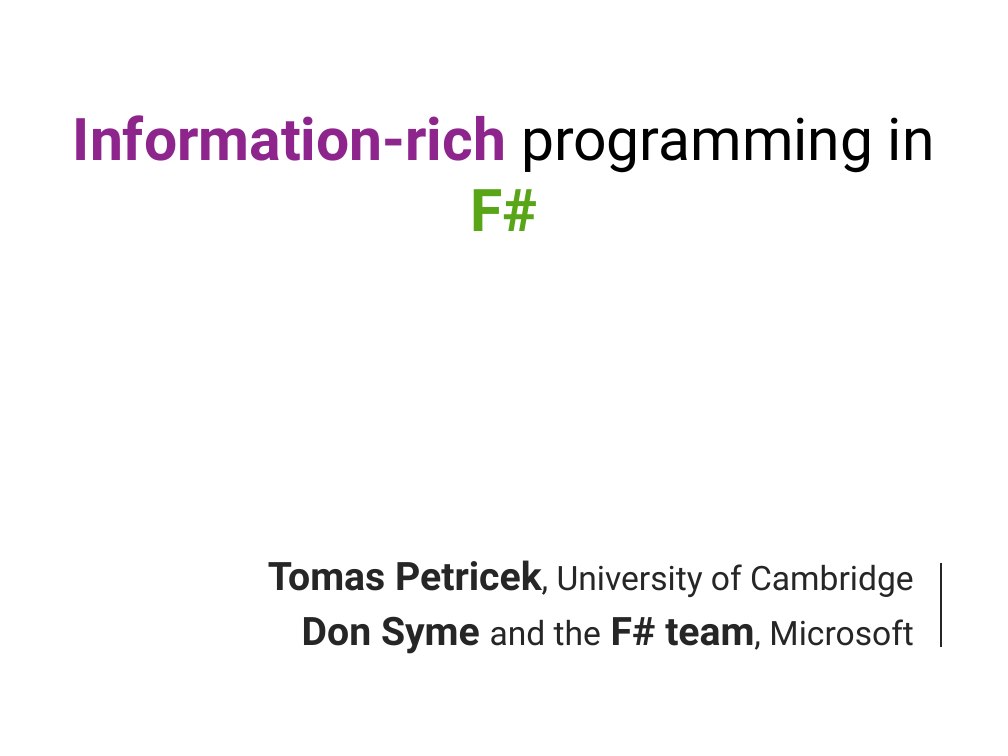
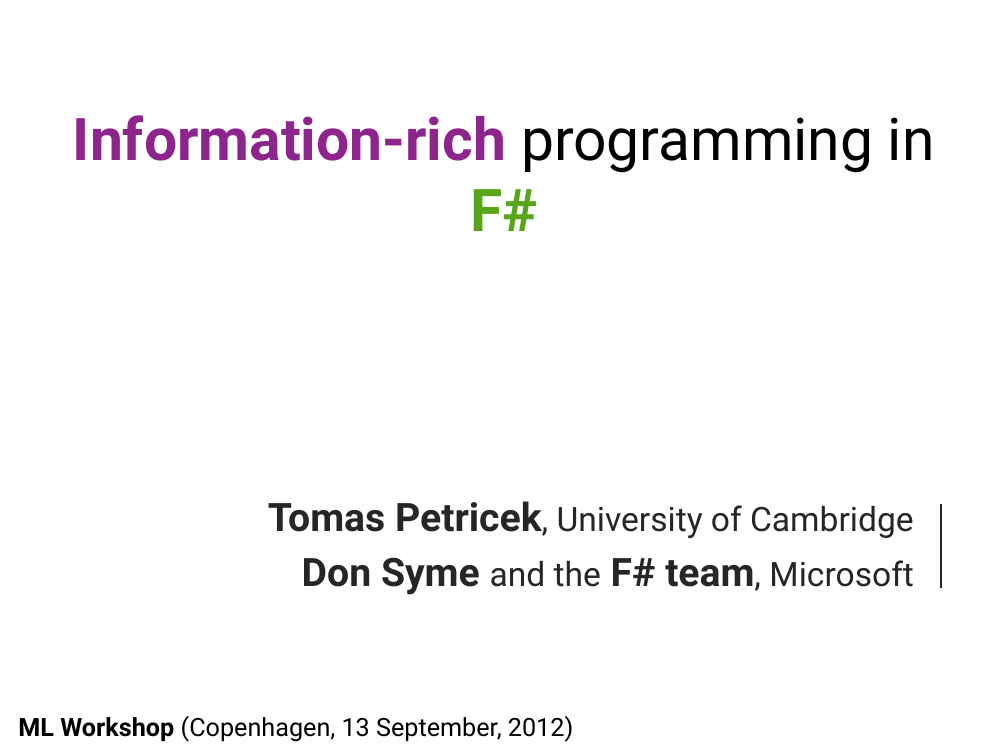
Before and after one commit to tpetricek/Documents, a slide deck: slide 1 of Talks 2012/Information-rich F# (ML Copenhagen)/ml-talk.pptx. Drawn at 1008x756 pixels with LibreOffice and Linux fonts; fonts in the diff are those of the drawing. Boxes give left, top, right and bottom in pixels: in the first picture for what was removed or moved away, otherwise in the second. Text is boxed around its words. In the diff, an @@ line names an element or a change of style, - is before the commit and + after.

Commit message:
Add event name to the slides

```diff
--- a/Talks 2012/Information-rich F# (ML Copenhagen)/ml-talk.pptx
+++ b/Talks 2012/Information-rich F# (ML Copenhagen)/ml-talk.pptx
@@ subtitle "Tomas Petricek, University of Cambridge" moved from (x1=268, y1=560, x2=914, y2=654) to (x1=268, y1=501, x2=914, y2=595) @@
@@ line moved from (940, 562) - (940, 647) to (940, 504) - (940, 588) @@
@@ text added at (x1=18, y1=716, x2=573, y2=742), 18 pt, text #000000 @@
+ML Workshop (Copenhagen, 13 September, 2012)
```
